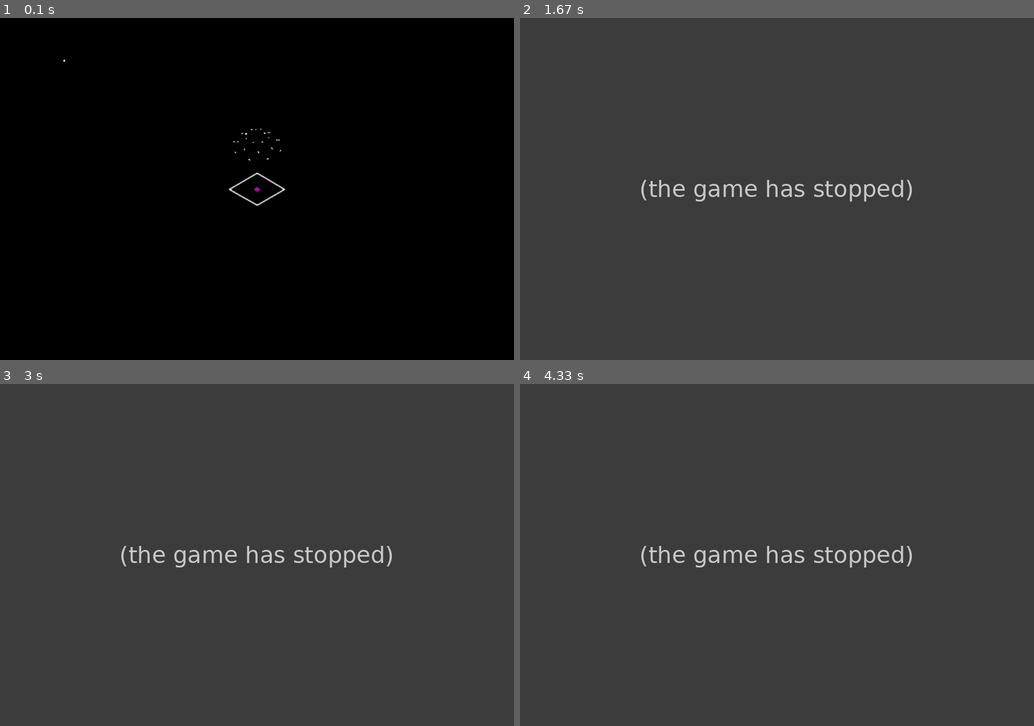
Above: before the commit, frames 1-4 (two rows, left to right).
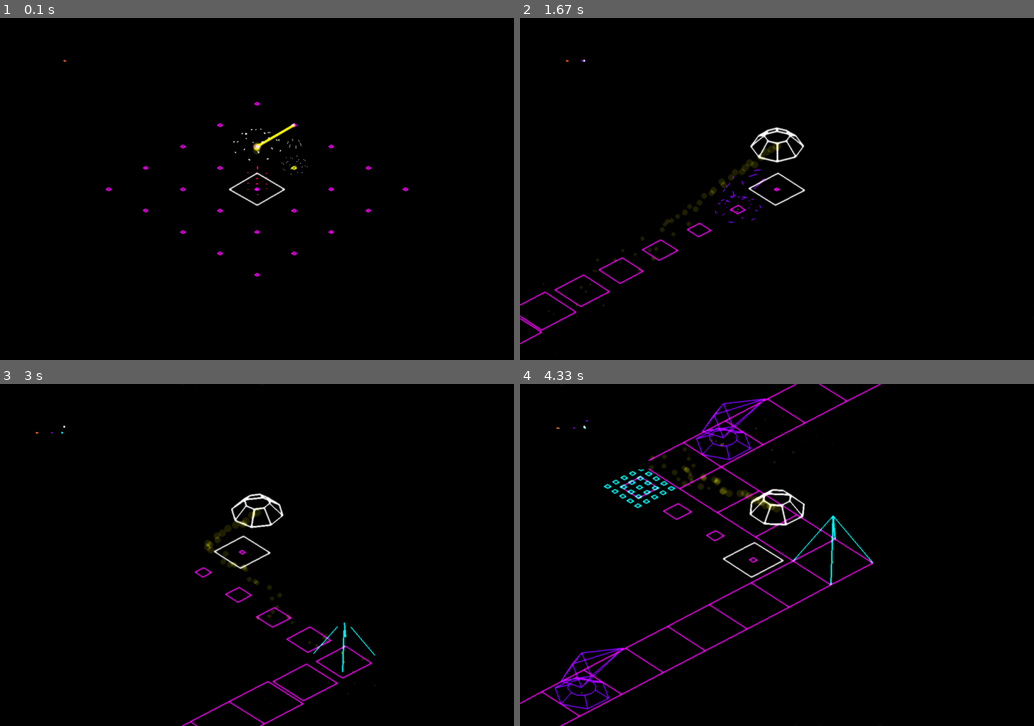
Above: after the commit, the same moments.

Repository: MathewKJ2048/pygame-jam-spring-2025
Game: pygame game, started from src/main.py
The game is run twice, just before and just after one commit, with the same random seed, the same clock (stepped at 60 frames per second) and the same inputs.
Inputs:
- Up to frame 1 (0.1 s): no input
- Up to frame 2 (1.67 s): hold W 0.33-0.8 s; hold Right 0.33-0.8 s; hold Q 0.83-1.3 s; hold Right 0.83-1.3 s; tap . at 0.98 s; hold Z from 1.33 s (still down); hold Right from 1.33 s (still down); tap C at 1.48 s
- Up to frame 3 (3 s): release Z at 1.8 s; release Right at 1.8 s; hold Right 1.83-2.3 s; tap , at 1.98 s; hold Up 2.33-2.8 s; hold W 2.33-2.8 s; tap . at 2.48 s; hold Right from 2.83 s (still down); tap C at 2.98 s
- Up to frame 4 (4.33 s): release Right at 3.3 s; hold Left 3.33-3.87 s; tap , at 3.48 s; hold Down from 3.9 s (still down); hold S from 3.9 s (still down); tap . at 4.05 s

The runs differ from the first frame. In frame 1, 0.4% of the frame differs, in the area x 12-80%, y 12-76%; in frame 2, 100%; in frame 3, 100%, in the area x 0-100%, y 0-100%; in frame 4, 100%.
Error before the commit: TypeError: Cannon.get_particles() takes 0 positional arguments but 1 was given (object.py li...; the game stopped at 1.48 s (later frames are placeholders)

Commit message:
camera rotation

Diff:
--- a/src/bug.py
+++ b/src/bug.py
@@ -166,5 +166,5 @@
 	b = Bug(N=8)
 	b.health = Bug.MAX_HEALTH*2
 	b.speed = 0.5
-	b.color = (220,20,60)
+	b.color = RED
 	return b
--- a/src/builder.py
+++ b/src/builder.py
@@ -11,3 +11,5 @@
 		L1 = [b/2 + K3 for b in BASE]
 		L2 = [b/4 + K3 + K3/4 for b in BASE]
 		return make_pair_list(L1)+make_pair_list(L2)+interweave(L1,L2)
+	def get_particles(self):
+		return explosion(1,Vector3(*self.r,1),1,0,-2*K3,0.1,darken(YELLOW,0.1))
--- a/src/cannon.py
+++ b/src/cannon.py
@@ -22,8 +22,6 @@
 
 	def set_target(self,objects):
 		self.target = None
-		if self.stored == 0:
-			return
 		bugs = [b for b in objects if type(b) == Bug and (b.r-self.r).length()<type(self).RANGE and b.level == self.level]
 		if len(bugs) == 0:
 			return
@@ -56,13 +54,16 @@
 			return False
 		if self.time - self.last_fired_time < type(self).FIRING_TIME:
 			return False
+		if self.stored != type(self).CAPACITY:
+			return False
 		self.last_fired_time = self.time
 		return True
 
-	def get_particles():
-		k == self.get_k()
+	def get_particles(self):
+		k = self.get_k()
 		if self.target and k==1:
 			return explosion(10,self.target.r,5,2,K3-K3,0.2,darken(GREEN,0.1))
+		return []
 
 
 	def get_firing_lines(self):
--- a/src/colors.py
+++ b/src/colors.py
@@ -25,3 +25,4 @@
 YELLOW = (255,255,0)
 GREEN = (100,250,100)
 PURPLE = (100,0,200)
+RED = (220,20,60)
--- a/src/conf.py
+++ b/src/conf.py
@@ -158,3 +158,10 @@
 	h_cap = RAD*y0 - AZ*x0
 	answer = O+p*p_cap+h*h_cap
 	return answer
+
+def rotate_xy(v,angle):
+	l = Vector2(v.x,v.y).length()
+	if l == 0:
+		return v
+	t = math.atan2(v.y,v.x)
+	return unit_vector3(t+angle)*l + v.z*K3
--- a/src/engine.py
+++ b/src/engine.py
@@ -2,11 +2,12 @@
 from object import *
 
 class Engine(SingleSourcePoweredObject):
+	CAPACITY = 0
 	def __init__(self):
 		super().__init__()
 		self.production_rate=1
 	def get_color(self):
-		return YELLOW
+		return RED
 	def get_width(self):
 		return 2
 	def get_lines(self):
--- a/src/game.py
+++ b/src/game.py
@@ -17,12 +17,37 @@
 		self.objects = []
 		self.running = True
 		self.camera = Vector2(0,0)
-		self.camera_angle = math.pi/6
+		self.camera_angle = 0
+		self.camera_omega = 0
 		self.camera_level = 0
 		self.builder = Builder()
 		self.particles = []
 		self.networks = []
 		self.particles = []
+		self.paused = False
+		self.minimap = True
+		self.init_state()
+
+	def init_state(self):
+		for i in range(-2,3):
+			for j in range(-2,3):
+				s = Space()
+				s.r = Vector2(i,j)
+				self.spaces.append(s)
+				if i == 0 and j == 0:
+					e = Engine()
+					e.r = s.r
+					self.objects.append(e)
+					s.children.append(e)
+					e.set_parent(s)
+				elif i == 1 and j == 0:
+					t = Tower()
+					t.r = s.r
+					self.objects.append(t)
+					s.children.append(t)
+					t.set_parent(s)
+					self.make_connection(t)
+
 
 	def scale(self):
 		return SUBDIVISION**(self.camera_level)
@@ -34,6 +59,7 @@
 		target = self.builder.level
 		self.camera_level = lerp_approach(self.camera_level,target,abs(self.camera_level-target),dt)
 		self.camera = self.builder.r.copy()
+		self.camera_angle+=self.camera_omega*dt
 
 	def generate_log(self):
 		num_types = {}
@@ -45,6 +71,7 @@
 				num_types[key]=1
 		log("object-readout",str(num_types))
 		log("particles",len(self.particles))
+		log("minimap",self.minimap)
 
 	def update_position(self,o):
 		if o.parent:
@@ -75,6 +102,8 @@
 					play_sound(destruction_sound)
 
 	def evolve(self,dt):
+		if self.paused:
+			return
 
 		self.builder.evolve(dt)
 		self.builder.set_parent(self.get_current_space(self.builder))
@@ -116,6 +145,7 @@
 		print(self.objects)
 		for o in self.objects:
 			self.particles+=o.make_particles()
+		self.particles+=self.builder.make_particles()
 
 		for p in self.particles:
 			if p.time > p.max_time:
@@ -222,9 +252,10 @@
 		space = self.get_current_space(self.builder)
 		if not space:
 			return False
-		if space.is_free():
+		possible = [t for t in space.get_placed_objects() if not isinstance(t,Bug)]
+		if len(possible)==0:
 			return False
-		self.remove_any_type_object( space.get_placed_objects()[0])
+		self.remove_any_type_object(possible[0])
 		return True
 
 
@@ -332,6 +363,11 @@
 def process_pressed_keys(game):
 	pressed_keys = pygame.key.get_pressed()
 	game.builder.v = Vector2(0,0)
+	game.camera_omega = 0
+	if pressed_keys[pygame.K_COMMA]:
+		game.camera_omega += 1
+	if pressed_keys[pygame.K_PERIOD]:
+		game.camera_omega -= 1
 	if pressed_keys[pygame.K_LEFT]:
 		game.builder.v+=-I
 	if pressed_keys[pygame.K_RIGHT]:
@@ -364,7 +400,7 @@
 		game.place_cannon()
 	if event.key == pygame.K_q:
 		game.remove_selected_object()
-	if event.key == pygame.K_m:
+	if event.key == pygame.K_z:
 		if get_MUSIC():
 			pygame.mixer.music.fadeout(1000)
 		else:
@@ -372,3 +408,7 @@
 		toggle_MUSIC()
 	if event.key == pygame.K_x:
 		toggle_SFX()
+	if event.key == pygame.K_p:
+		game.paused = not game.paused
+	if event.key == pygame.K_m:
+		game.minimap = not game.minimap
--- a/src/object.py
+++ b/src/object.py
@@ -151,10 +151,6 @@
 		self.stored = min(self.stored,type(self).CAPACITY)
 		self.stored = max(self.stored,0)
 
-	def get_animated_lines(self):
-		f = self.stored/type(self).CAPACITY
-		return super().get_animated_lines()+[(K3+I3*f/2,K3-I3*f/2)]
-
 	def get_connected_objects(self):
 		return [p.connection.parent for p in self.get_connected_ports()]
 
--- a/src/render.py
+++ b/src/render.py
@@ -49,10 +49,9 @@
 
 def project3(r_,game):
 	r = r_ - Vector3(*game.camera,0)
-	theta = game.camera_angle
-	phi = theta+2*math.pi/3
-	I_transform = unit_vector(theta)
-	J_transform = unit_vector(phi)
+	r = rotate_xy(r,game.camera_angle)
+	I_transform = unit_vector(math.pi/6)
+	J_transform = unit_vector(5*math.pi/6)
 	K_transform = unit_vector(math.pi/2)
 	v = r.x*I_transform + r.y*J_transform + r.z*K_transform
 	return project(v,game)
@@ -70,7 +69,11 @@
 def render_object(surface,o,game):
 	r0 = Vector3(o.r.x,o.r.y,0)
 	render_pair_list(surface,r0,o.get_render_size(),game,o.get_color(),o.get_width(),o.get_animated_lines())
-
+	if isinstance(o,PoweredObject):
+		if type(o).CAPACITY!=0:
+			f = o.stored/type(o).CAPACITY
+			render_pair_list(surface,r0,o.get_render_size(),game,YELLOW,2,
+			make_pair_list([f*t/2 for t in [I3+J3,I3-J3,-J3-I3,J3-I3]]))
 
 
 
@@ -176,6 +179,7 @@
 	render_wires(surface,game.objects,game)
 	render_builder(surface, game.builder, game)
 
-	surface.blit(get_minimap(game),(0,0))
+	if game.minimap:
+		surface.blit(get_minimap(game),(0,0))
 
 	return surface
--- a/src/tower.py
+++ b/src/tower.py
@@ -9,7 +9,7 @@
 		n = Tower.PORT_NUM
 		base = [unit_vector3(i*2*math.pi/n) for i in range(n)]
 		tower_arm_tips = [b/4+3*K3/4 for b in base]
-		self.PORTS = [Port(self,t) for t in tower_arm_tips]
+		self.PORTS = [Port(self,K3) for t in tower_arm_tips]
 
 	def get_color(self):
 		return (100,100,100)
@@ -26,7 +26,7 @@
 
 		tower_arm_tips = [b/4+3*K3/4 for b in base]
 		tower = [(tower_base,tower_top)]+join(tower_arm_tips,tower_top)
-		return pedestal+tower
+		return pedestal+join(pedestal_high,K3)#tower
 		pass
 
 class HighTower(PoweredObject):
